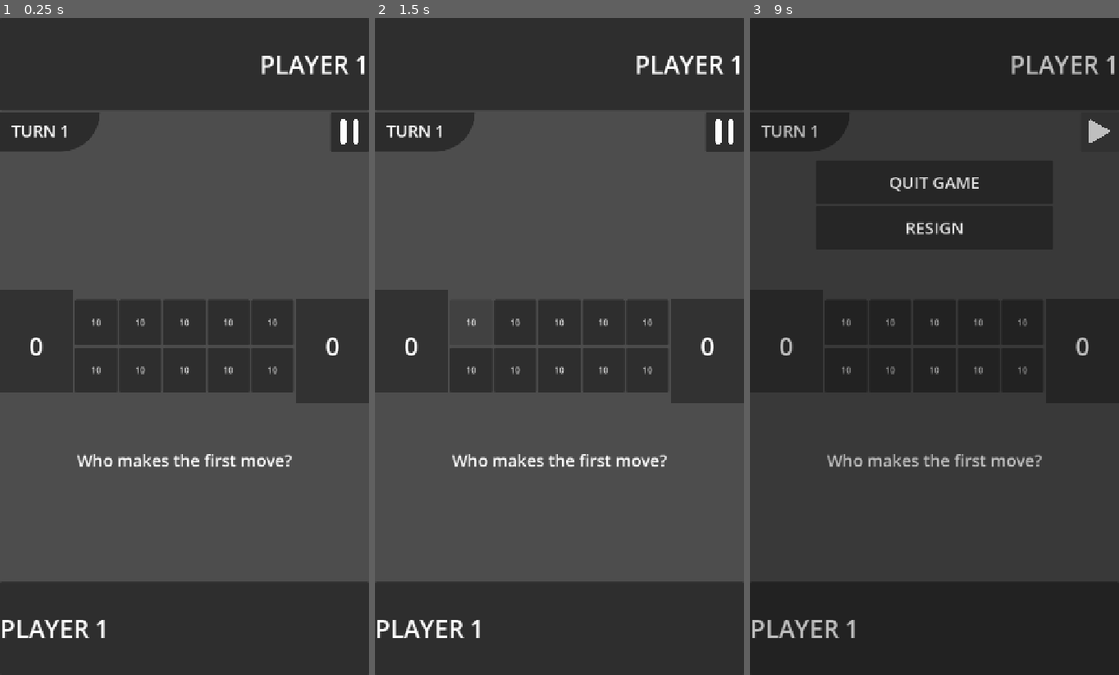
Above: before the commit, frames 1-3 (left to right).
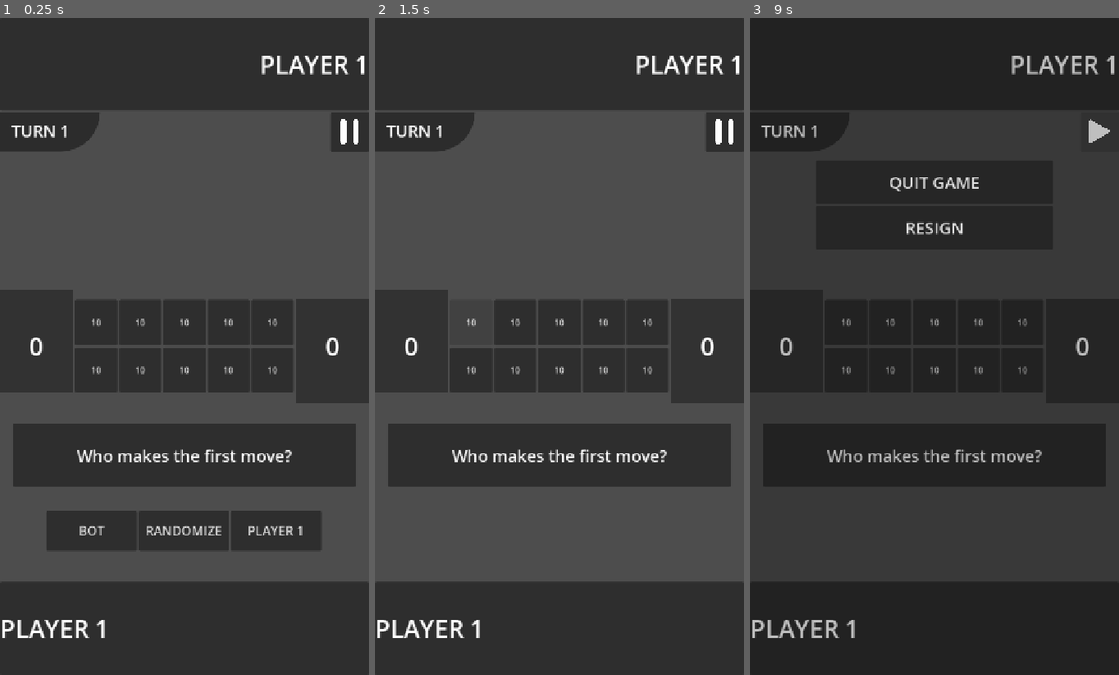
Above: after the commit, the same moments.

Repository: LeYohan-rgb/trad-games-hub
Game: Godot game, scene res://Scenes/adjiboto_room.tscn
Two runs of this game, one before a commit and one after it. Both use one fixed random seed, a clock stepped at 60 frames per second and the inputs below. This scene is started directly instead of the project's main scene.
Inputs (mouse positions are in pixels of both pictures, inside the frame that each line leads up to):
- Up to frame 1 (0.25 s): no input
- Up to frame 2 (1.5 s): click (467, 530) at 0.5 s, where only the run after the commit has a clickable "BOT"; click "10" at 1.25 s
- Up to frame 3 (9 s): click "10" at 2 s; click "10" at 2.75 s; click "10" at 3.5 s; click "10" at 4.25 s; click "10" at 5 s; click "10" at 5.75 s; click "10" at 6.5 s; click "10" at 7.25 s; click "10" at 8 s; click (1100, 129) at 8.75 s

The runs differ from the first frame. In frame 1, 13% of the frame differs, in the area x 3-97%, y 61-81%; in frame 2, 8.6%; in frame 3, 0.8%.
Error in both runs: Out of bounds get index '0' (on base: 'Array[String]') (res://Scripts/adjiboto_room.gd:113)

Commit message:
Added a panel background to the message label

Diff:
--- a/Scenes/adjiboto_room.tscn
+++ b/Scenes/adjiboto_room.tscn
@@ -296,23 +296,41 @@
 layout_mode = 2
 size_flags_vertical = 3
 
-[node name="message_label" type="Label" parent="Control" unique_id=1451112485]
-layout_mode = 1
-anchors_preset = 15
-anchor_right = 1.0
-anchor_bottom = 1.0
-offset_top = 46.0
-offset_bottom = -151.0
+[node name="Panel" type="Panel" parent="Control" unique_id=1790838518]
+layout_mode = 1
+anchors_preset = 8
+anchor_left = 0.5
+anchor_top = 0.5
+anchor_right = 0.5
+anchor_bottom = 0.5
+offset_left = -335.0
+offset_top = -123.5
+offset_right = 335.0
+offset_bottom = -1.5
+grow_horizontal = 2
+grow_vertical = 2
+
+[node name="message_label" type="Label" parent="Control/Panel" unique_id=1451112485]
+custom_minimum_size = Vector2(720, 0)
+layout_mode = 1
+anchors_preset = 8
+anchor_left = 0.5
+anchor_top = 0.5
+anchor_right = 0.5
+anchor_bottom = 0.5
+offset_left = -0.5
+offset_top = -22.5
+offset_right = 0.5
+offset_bottom = 22.5
 grow_horizontal = 2
 grow_vertical = 2
 theme_override_font_sizes/font_size = 32
-text = "Who makes the first move?"
+text = "You must play a hole with more than one stone!"
 horizontal_alignment = 1
 vertical_alignment = 1
 autowrap_mode = 2
 
 [node name="first_plr_choser" type="HBoxContainer" parent="Control" unique_id=1821482371]
-visible = false
 layout_mode = 0
 offset_left = 91.0
 offset_top = 226.0
--- a/Scenes/bul_room.tscn
+++ b/Scenes/bul_room.tscn
@@ -1,4 +1,6 @@
 [gd_scene format=3 uid="uid://b5uv40w573i1i"]
+
+[ext_resource type="Script" uid="uid://baby5xptbu4aj" path="res://Scripts/bul_room.gd" id="1_2eaeg"]
 
 [node name="bul_room" type="VBoxContainer" unique_id=161942341]
 anchors_preset = 15
@@ -6,3 +8,26 @@
 anchor_bottom = 1.0
 grow_horizontal = 2
 grow_vertical = 2
+script = ExtResource("1_2eaeg")
+
+[node name="Panel" type="Panel" parent="." unique_id=113671085]
+layout_mode = 2
+size_flags_vertical = 3
+size_flags_stretch_ratio = 0.5
+
+[node name="Control" type="Control" parent="." unique_id=1115521270]
+layout_mode = 2
+size_flags_vertical = 3
+
+[node name="HBoxContainer" type="HBoxContainer" parent="." unique_id=1656973392]
+layout_mode = 2
+size_flags_vertical = 3
+
+[node name="Control2" type="Control" parent="." unique_id=849979021]
+layout_mode = 2
+size_flags_vertical = 3
+
+[node name="Panel2" type="Panel" parent="." unique_id=1732520995]
+layout_mode = 2
+size_flags_vertical = 3
+size_flags_stretch_ratio = 0.5
--- a/Scripts/adjiboto_room.gd
+++ b/Scripts/adjiboto_room.gd
@@ -4,7 +4,7 @@
 
 @onready var player_1_label = $player_1_panel/Label
 @onready var player_2_label = $player_2_panel/Label
-@onready var message_label = $Control/message_label
+@onready var message_label = $Control/Panel/message_label
 
 @onready var plr_1_stones_lbl = $HBoxContainer/adjiboto_boat_1/Label
 @onready var plr_2_stones_lbl = $HBoxContainer/adjiboto_boat_2/Label
--- /dev/null
+++ b/Scripts/bul_room.gd
@@ -0,0 +1,11 @@
+extends VBoxContainer
+
+
+# Called when the node enters the scene tree for the first time.
+func _ready() -> void:
+	pass # Replace with function body.
+
+
+# Called every frame. 'delta' is the elapsed time since the previous frame.
+func _process(delta: float) -> void:
+	pass
Not shown, added: Scripts/bul_room.gd.uid
